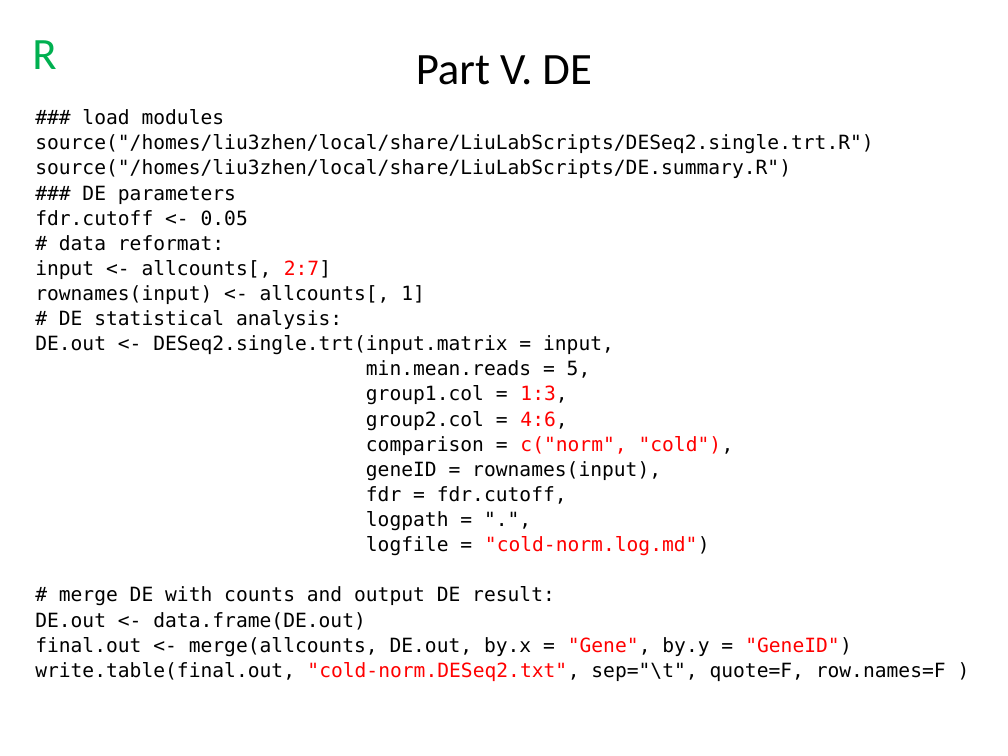
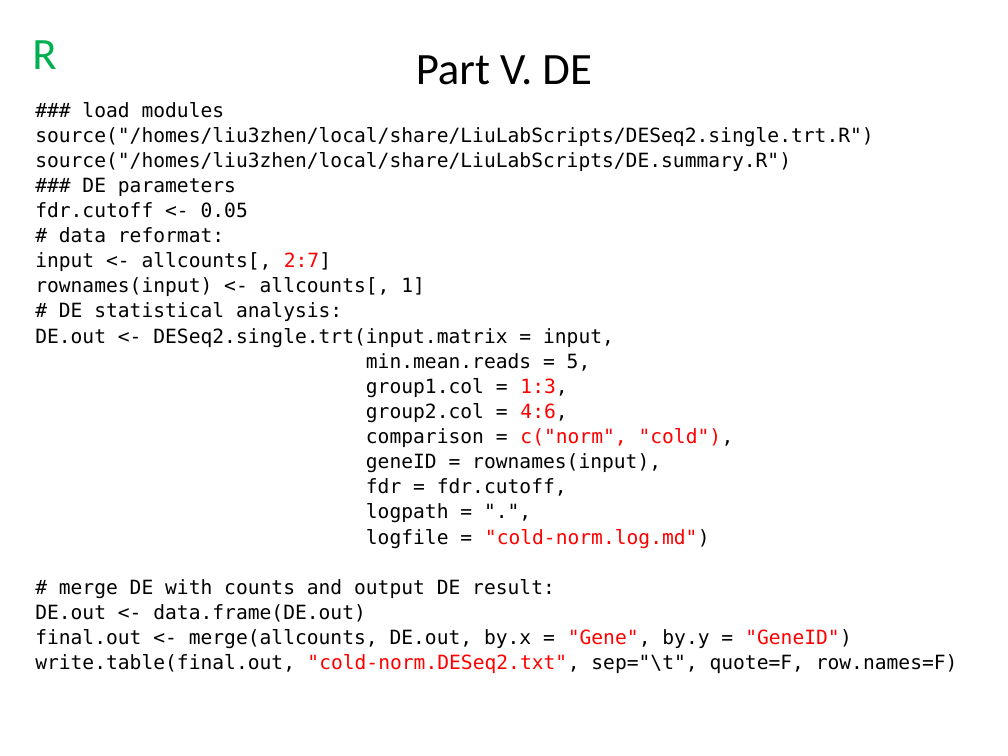
Before and after one commit to liu3zhenlab/teaching, a slide deck: slide 30 of PLPTH813Bioinformatis/2021/inclassProjects/lecture02_in-class-project/RNA-Seq/inclass02_DE.pptx (slide 27 before the commit). Drawn at 1008x756 pixels with LibreOffice and Linux fonts; fonts in the diff are those of the drawing. Boxes give left, top, right and bottom in pixels: in the first picture for what was removed or moved away, otherwise in the second. Text is boxed around its words. In the diff, an @@ line names an element or a change of style, - is before the commit and + after.

```diff
--- a/PLPTH813Bioinformatis/2021/inclassProjects/lecture02_in-class-project/RNA-Seq/inclass02_DE.pptx
+++ b/PLPTH813Bioinformatis/2021/inclassProjects/lecture02_in-class-project/RNA-Seq/inclass02_DE.pptx
@@ text "### load modules": place and size @@
-text "### load modules" at <box>35,109,946,681</box>
+text "### load modules" at <box>35,102,958,673</box>
@@ text at <box>35,654,958,673</box>: spaces changed @@
-write.table(final.out, "cold-norm.DESeq2.txt", sep="\t", quote=F, row.names=F )
+write.table(final.out, "cold-norm.DESeq2.txt", sep="\t", quote=F, row.names=F)
```
Also in this commit, not shown: 6 other slides changed, 1 slide added, 1 other file.
